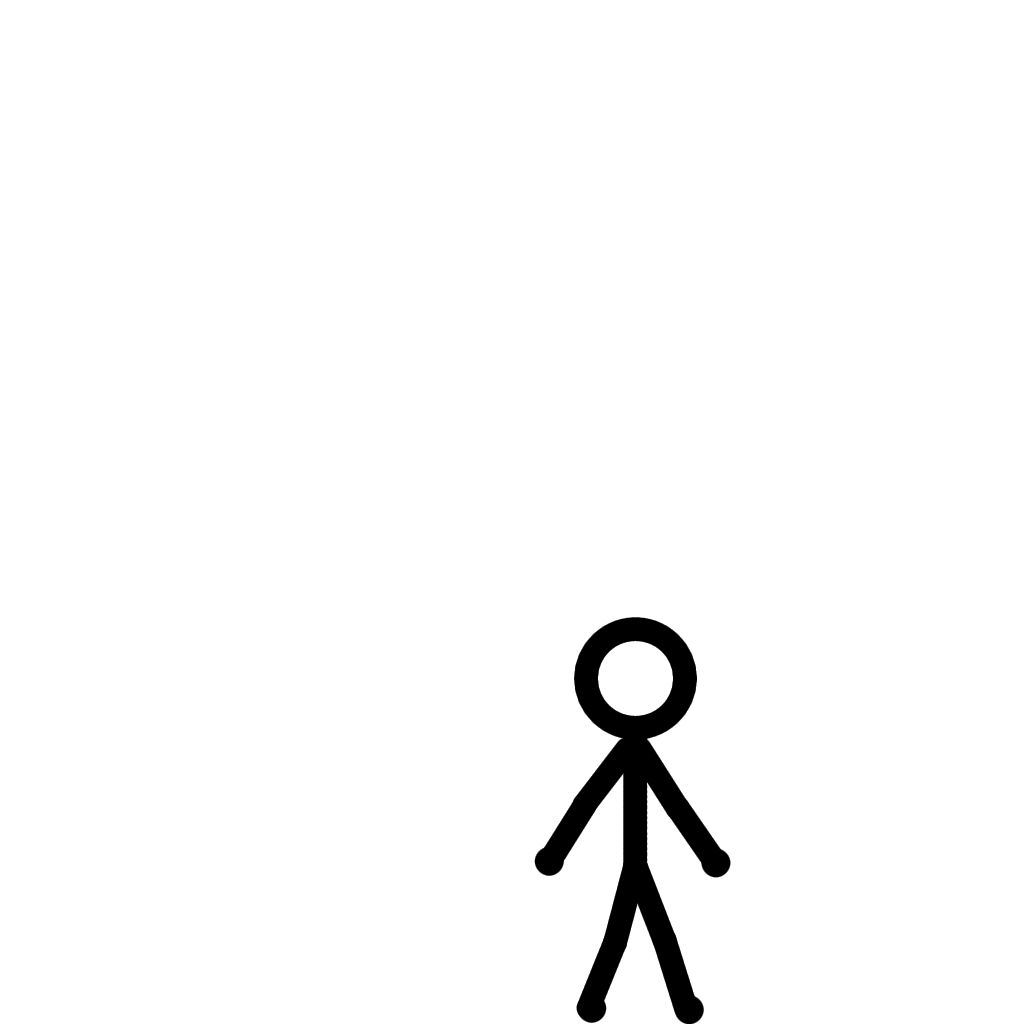
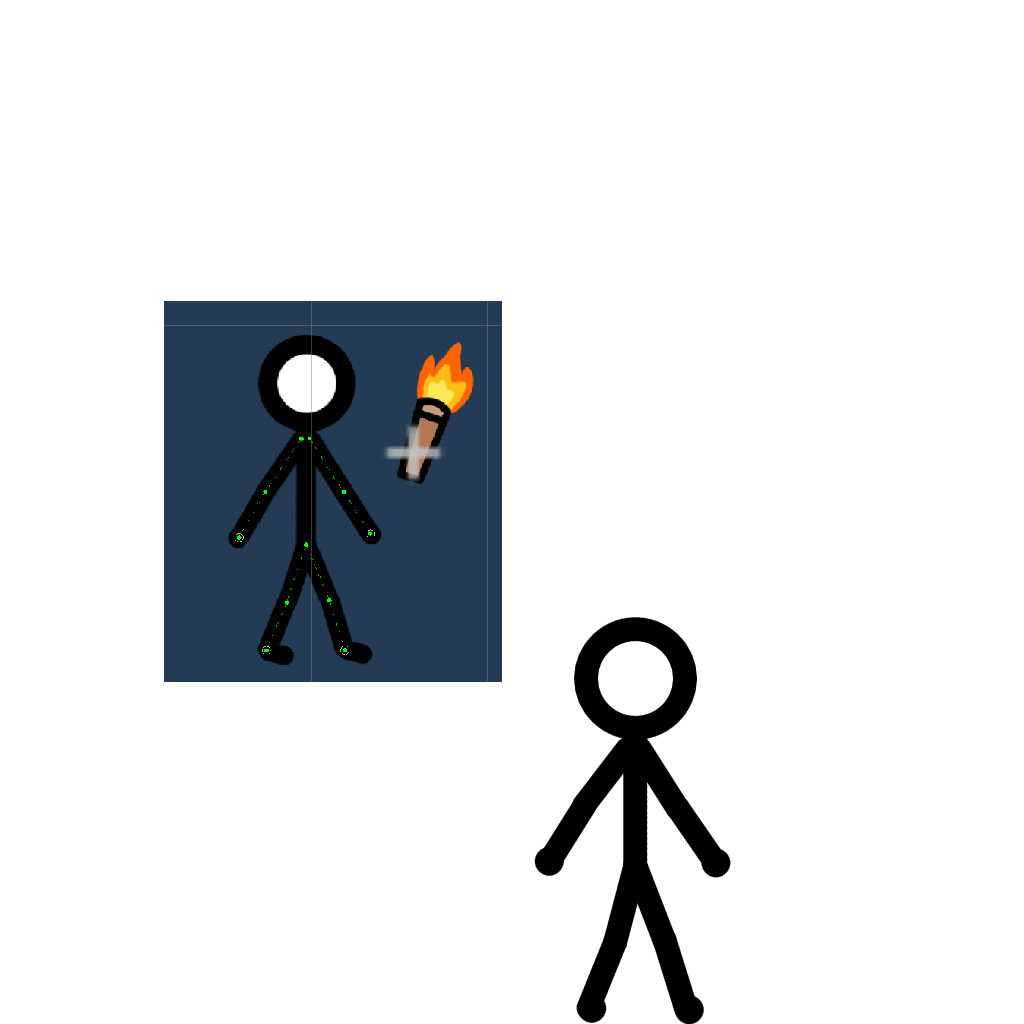
Before/after of a (1024, 1024) layered artwork. What changed in the layer stack:
showed group "References" (25 layers) over [164, 301, 502, 682]
"Screenshot 2026-11-04 at 8.27.10 AM.png": opacity 49% → 100%, painted on it over [164, 301, 502, 682]
